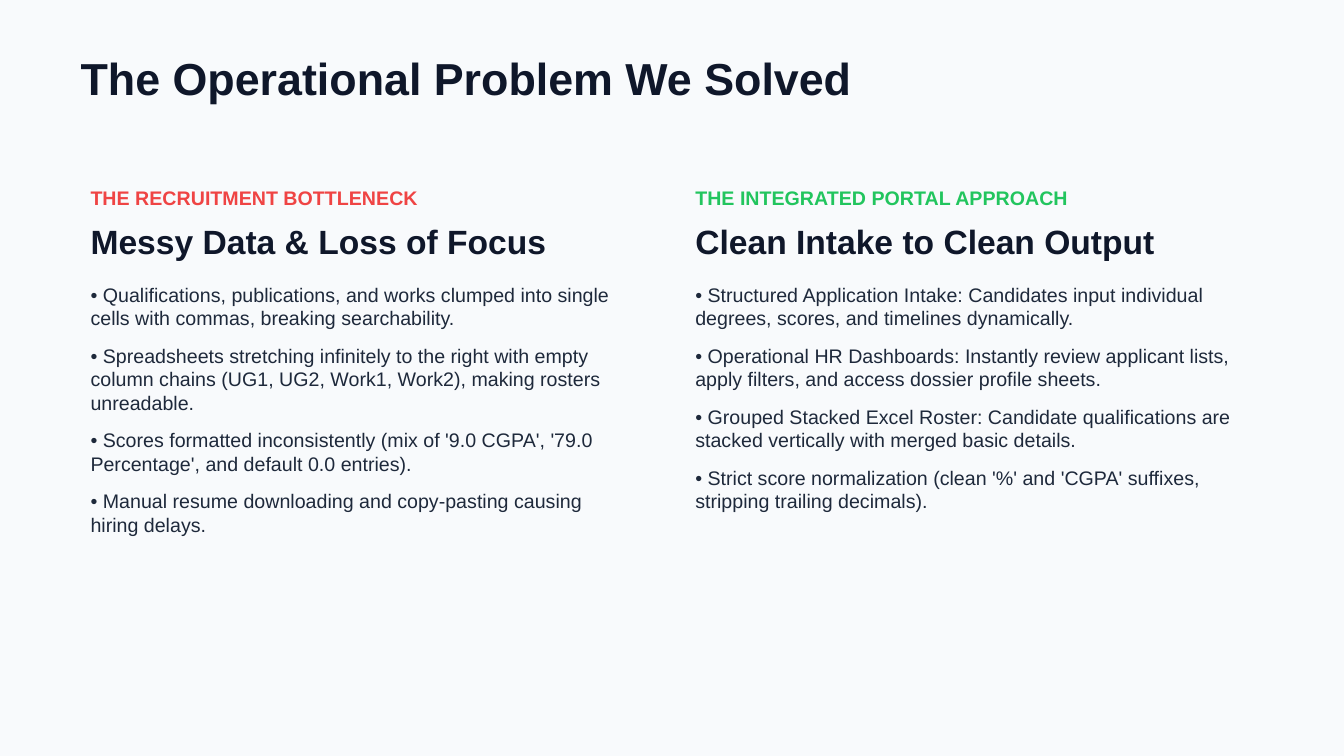
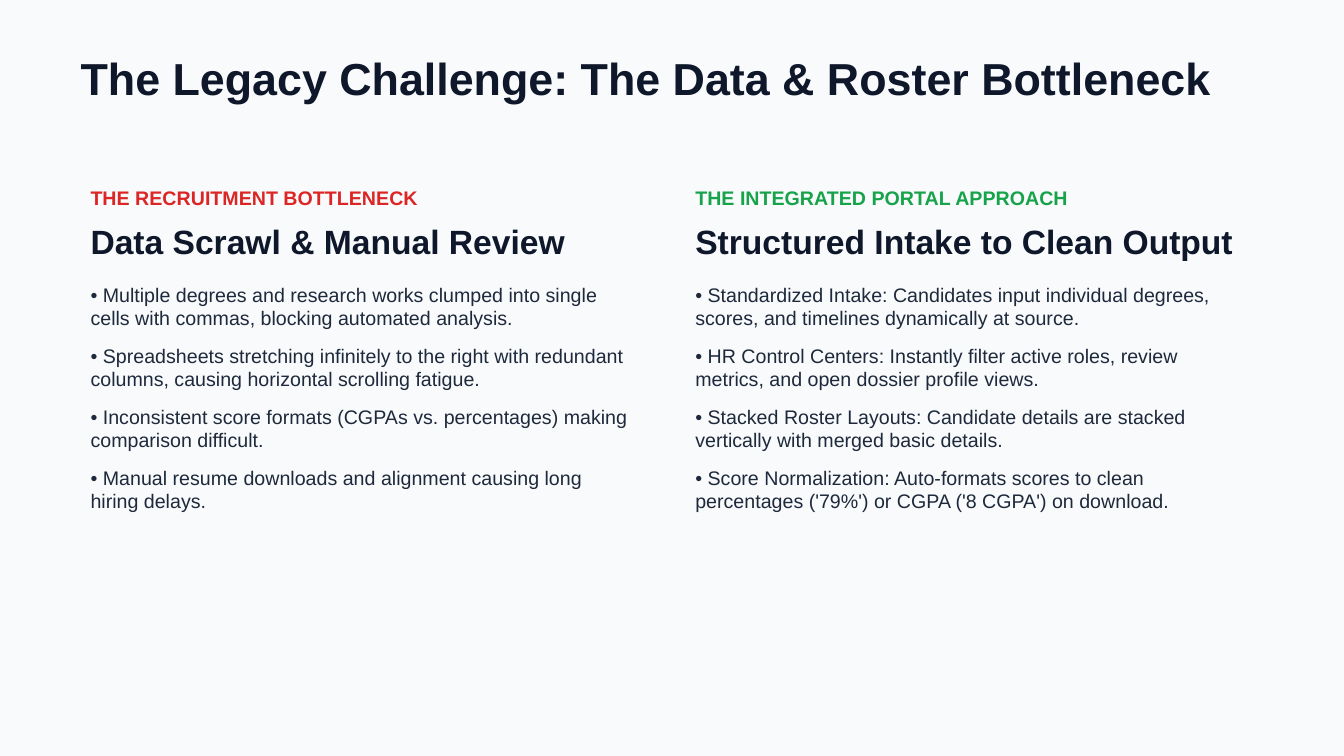
Before and after one commit to aws-ris/HR-Career-Portal, a slide deck: slide 2 of resources/HR_Portal_Presentation.pptx. Drawn at 1344x756 pixels with LibreOffice and Linux fonts; fonts in the diff are those of the drawing. Boxes give left, top, right and bottom in pixels: in the first picture for what was removed or moved away, otherwise in the second. Text is boxed around its words. In the diff, an @@ line names an element or a change of style, - is before the commit and + after.

```diff
--- a/resources/HR_Portal_Presentation.pptx
+++ b/resources/HR_Portal_Presentation.pptx
@@ text at (81,62,1210,104): text changed @@
-The Operational Problem We Solved
+The Legacy Challenge: The Data & Roster Bottleneck
@@ text at (91,191,417,205): text colour #EF4444 to #DC2626 in "THE RECRUITMENT BOTTLENECK" @@
@@ text at (695,191,1067,205): text colour #22C55E to #16A34A in "THE INTEGRATED PORTAL APPROACH" @@
@@ text at (91,229,627,512): text changed @@
-Messy Data & Loss of Focus
-• Qualifications, publications, and works clumped into single cells with commas, breaking searchability.
-• Spreadsheets stretching infinitely to the right with empty column chains (UG1, UG2, Work1, Work2), making rosters unreadable.
-• Scores formatted inconsistently (mix of '9.0 CGPA', '79.0 Percentage', and default 0.0 entries).
-• Manual resume downloading and copy-pasting causing hiring delays.
+Data Scrawl & Manual Review
+• Multiple degrees and research works clumped into single cells with commas, blocking automated analysis.
+• Spreadsheets stretching infinitely to the right with redundant columns, causing horizontal scrolling fatigue.
+• Inconsistent score formats (CGPAs vs. percentages) making comparison difficult.
+• Manual resume downloads and alignment causing long hiring delays.
@@ text at (695,229,1233,512): text changed @@
-Clean Intake to Clean Output
-• Structured Application Intake: Candidates input individual degrees, scores, and timelines dynamically.
-• Operational HR Dashboards: Instantly review applicant lists, apply filters, and access dossier profile sheets.
-• Grouped Stacked Excel Roster: Candidate qualifications are stacked vertically with merged basic details.
-• Strict score normalization (clean '%' and 'CGPA' suffixes, stripping trailing decimals).
+Structured Intake to Clean Output
+• Standardized Intake: Candidates input individual degrees, scores, and timelines dynamically at source.
+• HR Control Centers: Instantly filter active roles, review metrics, and open dossier profile views.
+• Stacked Roster Layouts: Candidate details are stacked vertically with merged basic details.
+• Score Normalization: Auto-formats scores to clean percentages ('79%') or CGPA ('8 CGPA') on download.
```
Also in this commit, not shown: 9 other slides changed.
